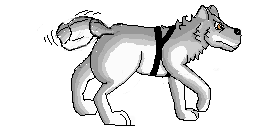
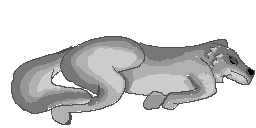
Comparing the layer stacks of the two 256 × 128 images. Changes:
added group "hurt_fall" with 3 layers above "hurt" over [left=11, top=31, right=255, bottom=125]
added layer "attack #40" in group "hurt_fall" over [left=11, top=36, right=255, bottom=125]
added layer "attack #41" in group "hurt_fall" over [left=11, top=36, right=255, bottom=124]
hid group "Layer Group_TailSwish copy" (5 layers) over [left=37, top=5, right=243, bottom=127]
